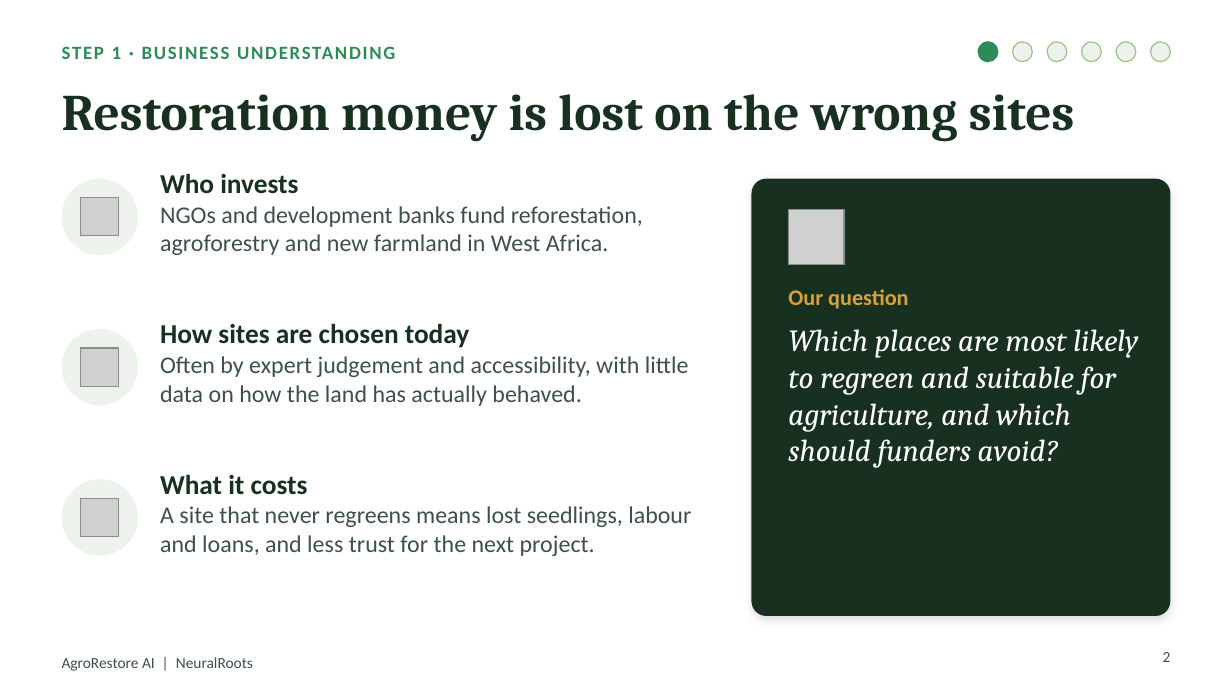
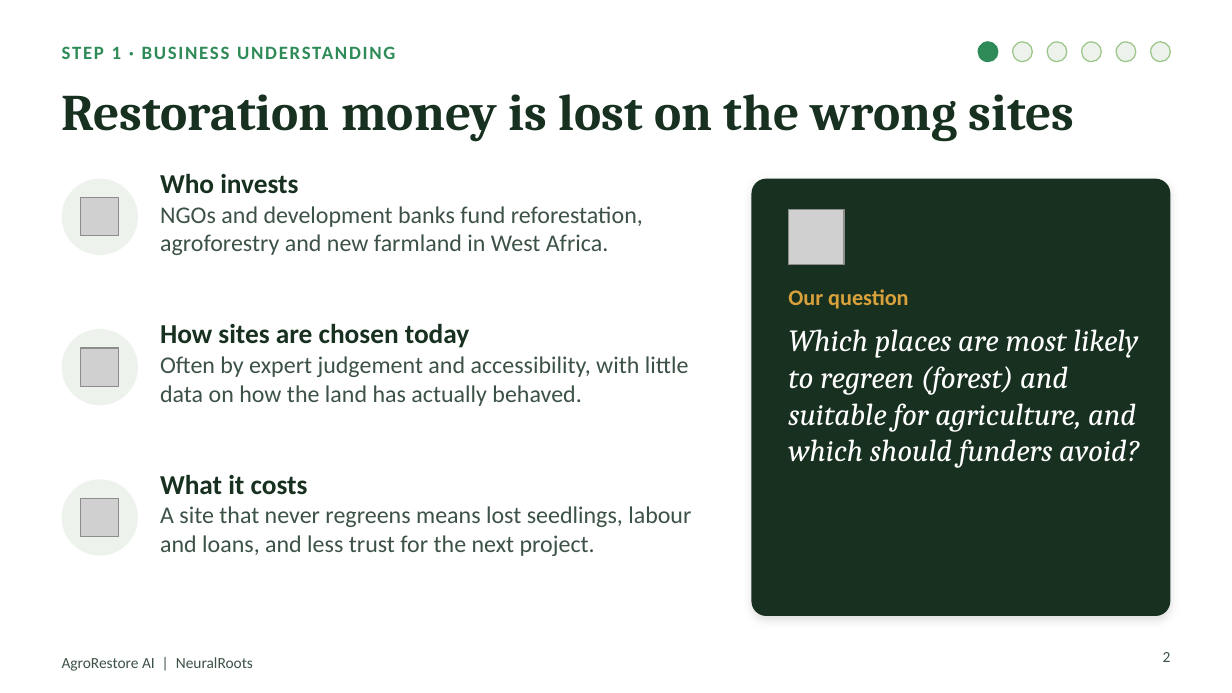
Before and after one commit to TypsonRS/ds-capstoneKSD, a slide deck: slide 2 of PROJECT_DATA_SCIENCE/presentation/AgroRestoreAI_DemoDay.pptx. Drawn at 1232x693 pixels with LibreOffice and Linux fonts; fonts in the diff are those of the drawing; grey boxes stand for pictures. Boxes give left, top, right and bottom in pixels: in the first picture for what was removed or moved away, otherwise in the second. Text is boxed around its words. In the diff, an @@ line names an element or a change of style, - is before the commit and + after.

```diff
--- a/PROJECT_DATA_SCIENCE/presentation/AgroRestoreAI_DemoDay.pptx
+++ b/PROJECT_DATA_SCIENCE/presentation/AgroRestoreAI_DemoDay.pptx
@@ text at box(788, 329, 1139, 468): text changed @@
-Which places are most likely to regreen and suitable for agriculture, and which should funders avoid?
+Which places are most likely to regreen (forest) and suitable for agriculture, and which should funders avoid?
```
Also in this commit, not shown: 4 other slides changed, 7 other files.
